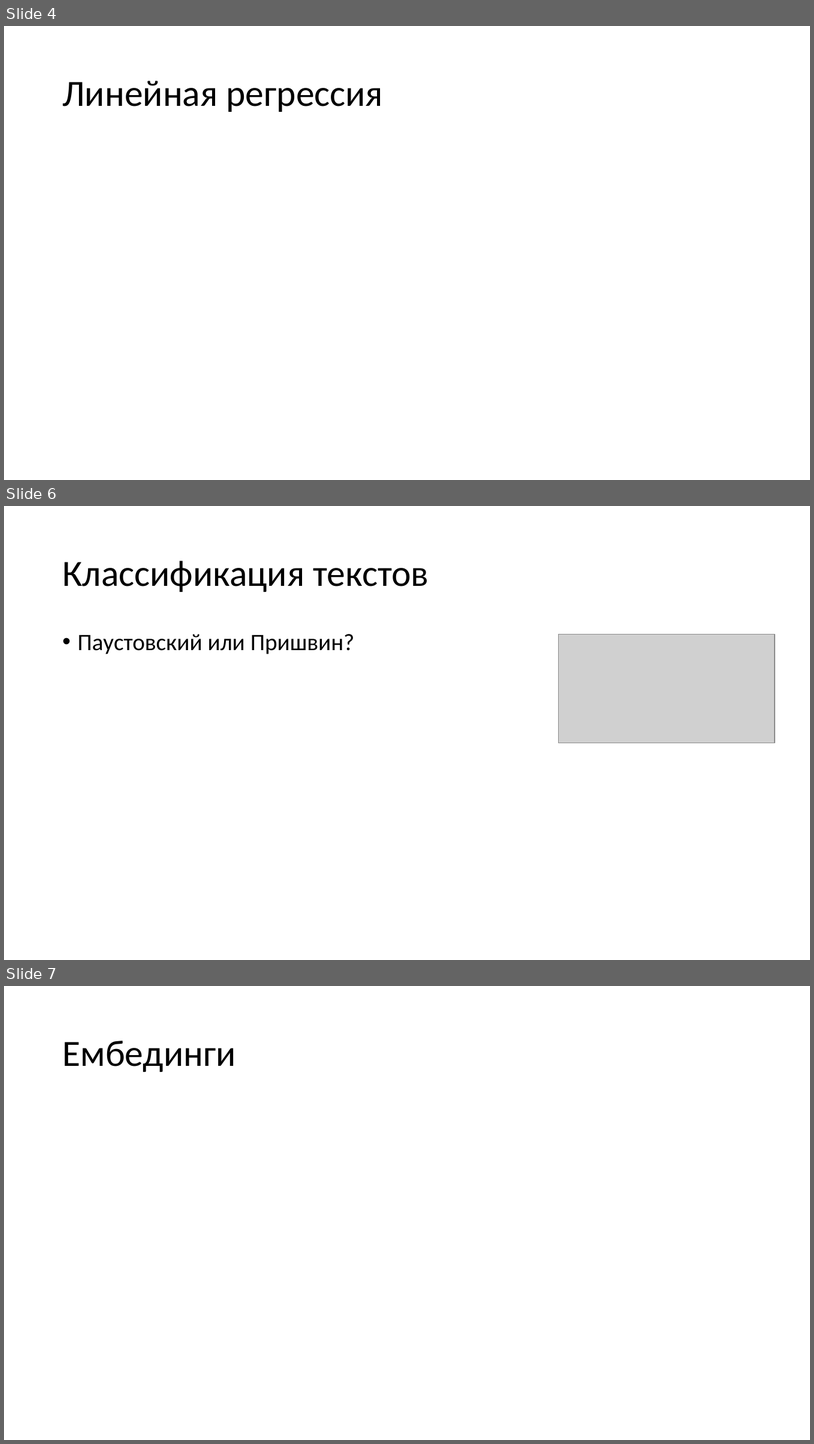
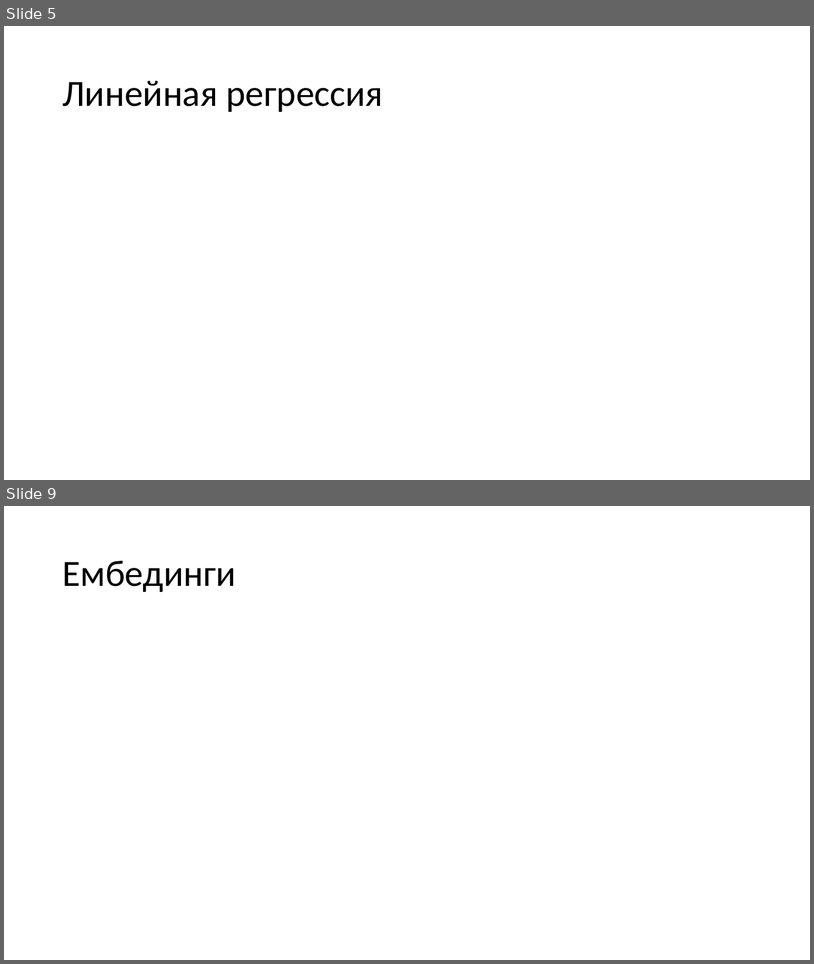
Before and after one commit to pltnv-a-a/nlp-notes, a slide deck: ChatGPT_from_zero.pptx. Shown one above the other, each under a label of ours: slides 4, 6 and 7 before the commit, slides 5 and 9 after it; the slides between them are not shown. The pictures are 814x1444 and 814x964 pixels, drawn with LibreOffice and Linux fonts; fonts in the diff are those of the drawing; grey boxes stand for pictures. Boxes give left, top, right and bottom in pixels: in the first picture for what was removed or moved away, otherwise in the second. Text is boxed around its words. In the diff, an @@ line names an element or a change of style, - is before the commit and + after.

```diff
--- a/ChatGPT_from_zero.pptx
+++ b/ChatGPT_from_zero.pptx
@@ slide 6 removed at box(4, 506, 810, 960), background #FFFFFF @@
@@ title removed at box(62, 561, 429, 592) @@
-Классификация текстов
@@ text removed at box(78, 634, 355, 654) @@
-• Паустовский или Пришвин?
@@ picture removed at box(560, 634, 776, 742) @@
@@ what was slide 4 is now slide 5 @@
@@ what was slide 7 is now slide 9 @@
```
Also in this commit, not shown: 2 slides changed, 3 slides added, 4 other files.
